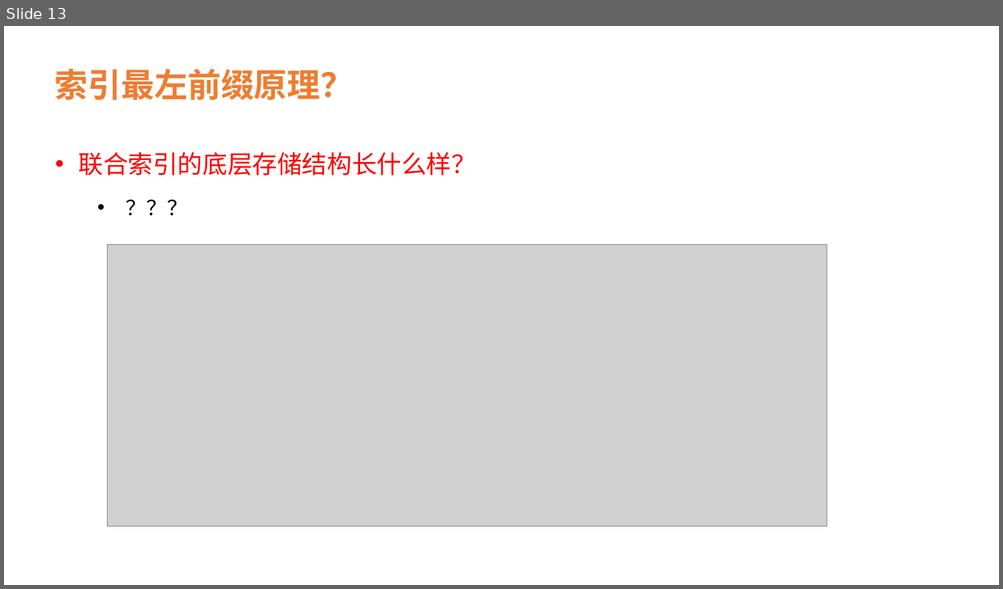
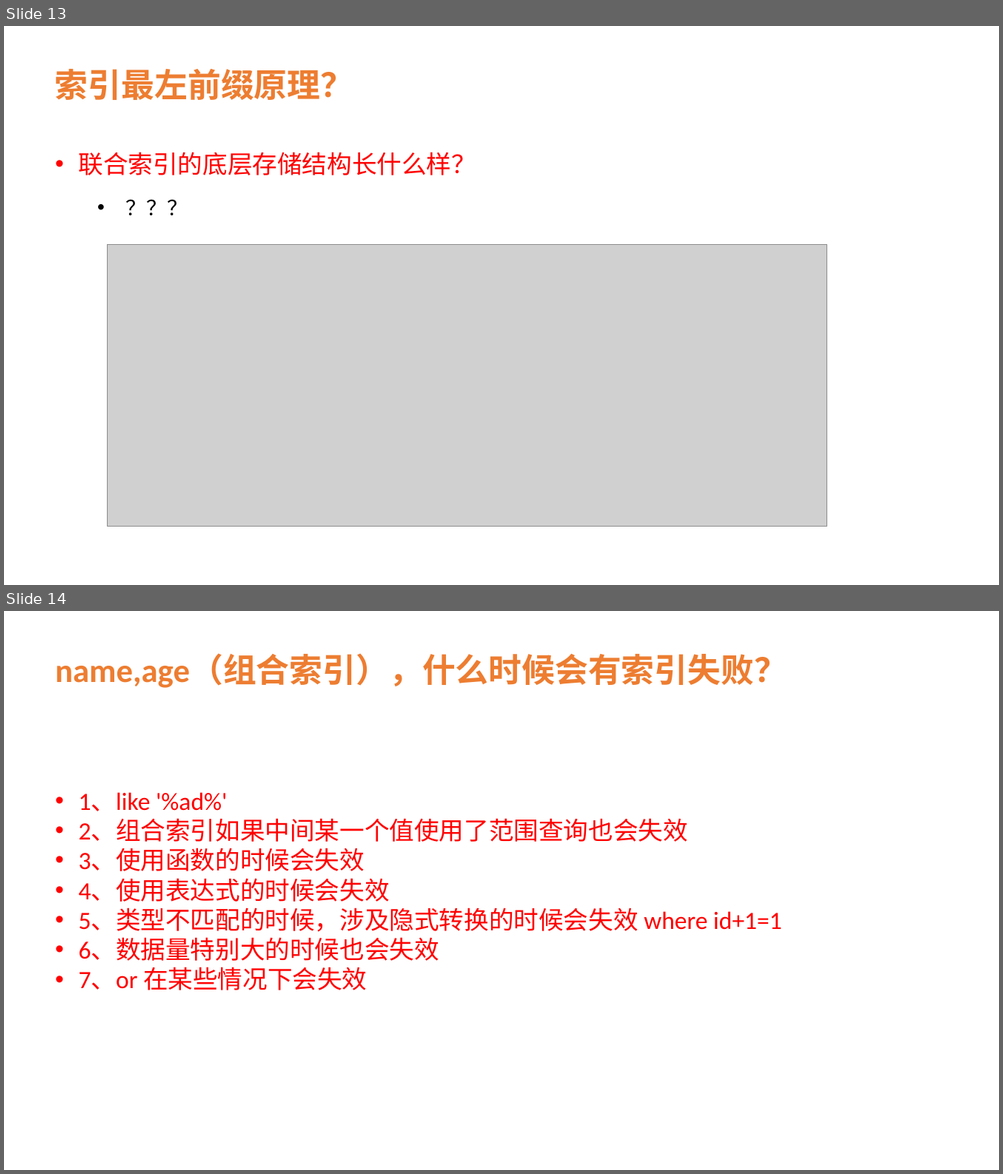
Before and after one commit to lei-zuquan/Jvm_Learn, a slide deck: src/main/java/com/java/z_exam/mysql/MySQL索引原理及如何建立高效索引.pptx. Shown one above the other, each under a label of ours: slide 13 before the commit, slides 13 and 14 after it. The pictures are 1003x589 and 1003x1174 pixels, drawn with LibreOffice and Linux fonts; fonts in the diff are those of the drawing; grey boxes stand for pictures. Boxes give left, top, right and bottom in pixels: in the first picture for what was removed or moved away, otherwise in the second. Text is boxed around its words. In the diff, an @@ line names an element or a change of style, - is before the commit and + after.

```diff
--- a/src/main/java/com/java/z_exam/mysql/MySQL索引原理及如何建立高效索引.pptx
+++ b/src/main/java/com/java/z_exam/mysql/MySQL索引原理及如何建立高效索引.pptx
@@ slide 14 added at [4,611,999,1170], background #FFFFFF @@
@@ text added at [55,655,787,688], 32 pt, text #ED7D31, bold @@
+name,age（组合索引），什么时候会有索引失败？
@@ text added at [79,792,782,991], 24 pt, text #FF0000 @@
+• 1、like '%ad%'
+• 2、组合索引如果中间某一个值使用了范围查询也会失效
+• 3、使用函数的时候会失效
+• 4、使用表达式的时候会失效
+• 5、类型不匹配的时候，涉及隐式转换的时候会失效 where id+1=1
+• 6、数据量特别大的时候也会失效
+• 7、or 在某些情况下会失效
```
Also in this commit, not shown: 2 other files.
